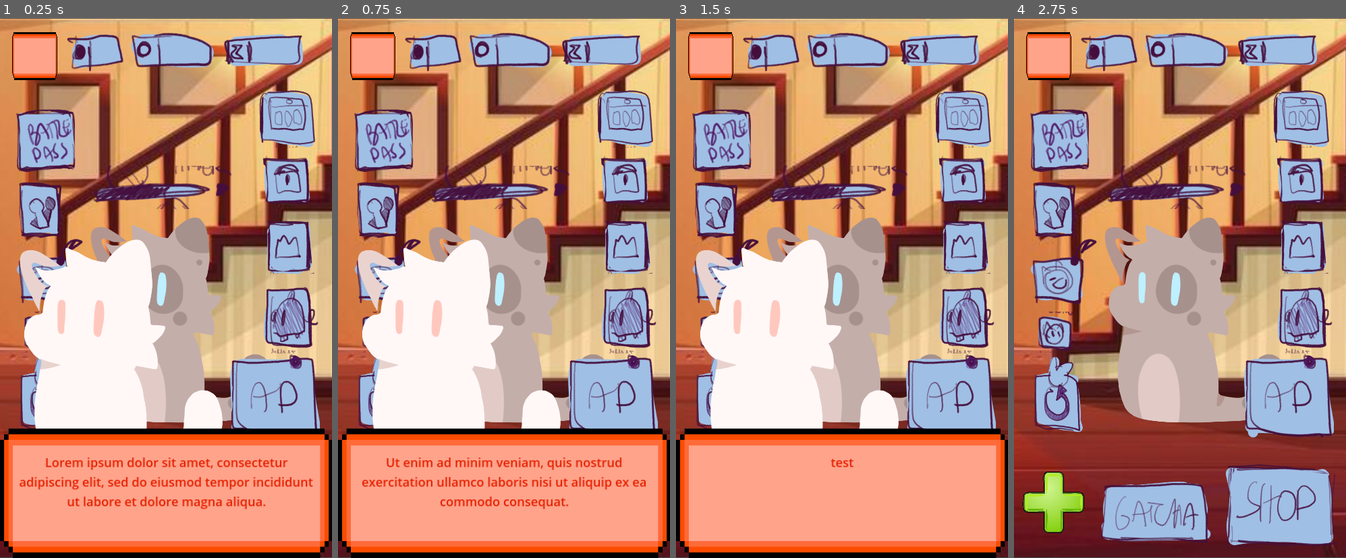
Above: before the commit, frames 1-4 (left to right).
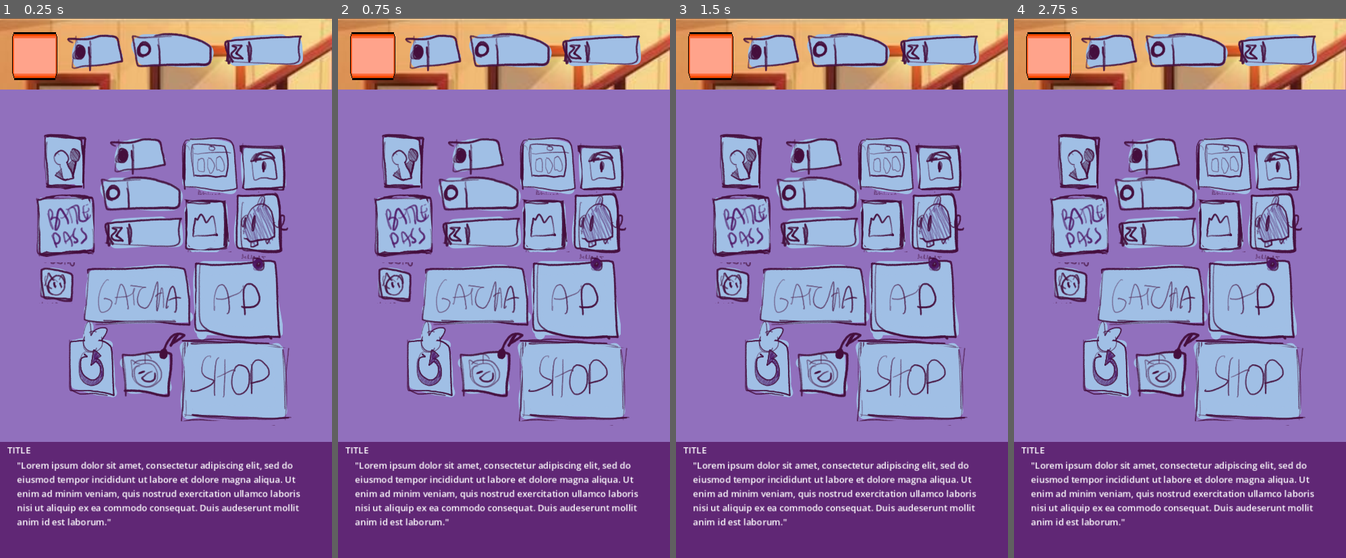
Above: after the commit, the same moments.

Repository: ElionTime001/Poglaskaj_kota
Game: Godot game, scene res://scenes/game.tscn
The game is run twice, just before and just after one commit, with the same random seed, the same clock (stepped at 60 frames per second) and the same inputs.
Inputs (mouse positions are in pixels of both pictures, inside the frame that each line leads up to):
- Up to frame 1 (0.25 s): no input
- Up to frame 2 (0.75 s): click (510, 50) at 0.52 s
- Up to frame 3 (1.5 s): click (772, 50) at 1.27 s
- Up to frame 4 (2.75 s): click (1276, 55) at 2.02 s

The runs differ from the first frame. In frame 1, 84% of the frame differs, in the area x 0-100%, y 13-100%; in frame 2, 84%; in frame 3, 84%; in frame 4, 84%.

Commit message:
gotta do that one

Diff:
--- a/scenes/screens.tscn
+++ b/scenes/screens.tscn
@@ -1,8 +1,9 @@
-[gd_scene load_steps=4 format=3 uid="uid://t8pxjpohp3yi"]
+[gd_scene load_steps=5 format=3 uid="uid://t8pxjpohp3yi"]
 
 [ext_resource type="Script" path="res://scripts/screens.gd" id="1_qe71l"]
 [ext_resource type="PackedScene" uid="uid://0k0k60spe7c0" path="res://scenes/dialogue_player.tscn" id="1_uhk0v"]
 [ext_resource type="PackedScene" uid="uid://dorq6s10qvfmn" path="res://scenes/interface.tscn" id="3_2ma7d"]
+[ext_resource type="PackedScene" uid="uid://beiya5qlnu5b1" path="res://scenes/item_box.tscn" id="4_jski3"]
 
 [node name="SCREENS" type="CanvasLayer"]
 script = ExtResource("1_qe71l")
@@ -11,3 +12,5 @@
 
 [node name="dialogue_player" parent="." instance=ExtResource("1_uhk0v")]
 visible = false
+
+[node name="item_box" parent="." instance=ExtResource("4_jski3")]
